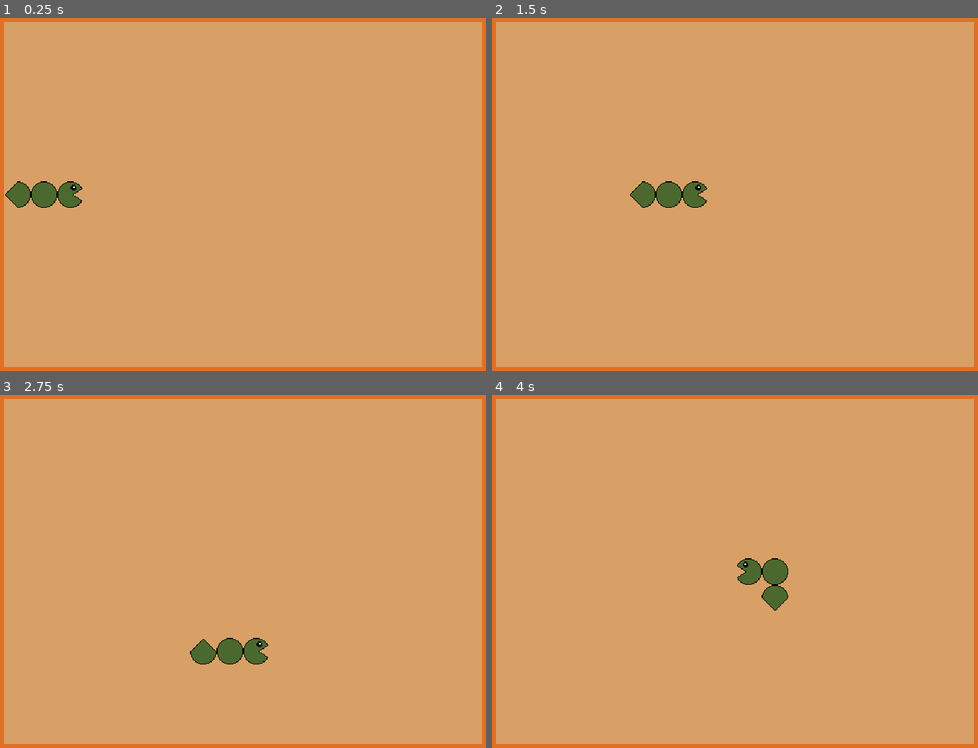
Above: before the commit, frames 1-4 (two rows, left to right).
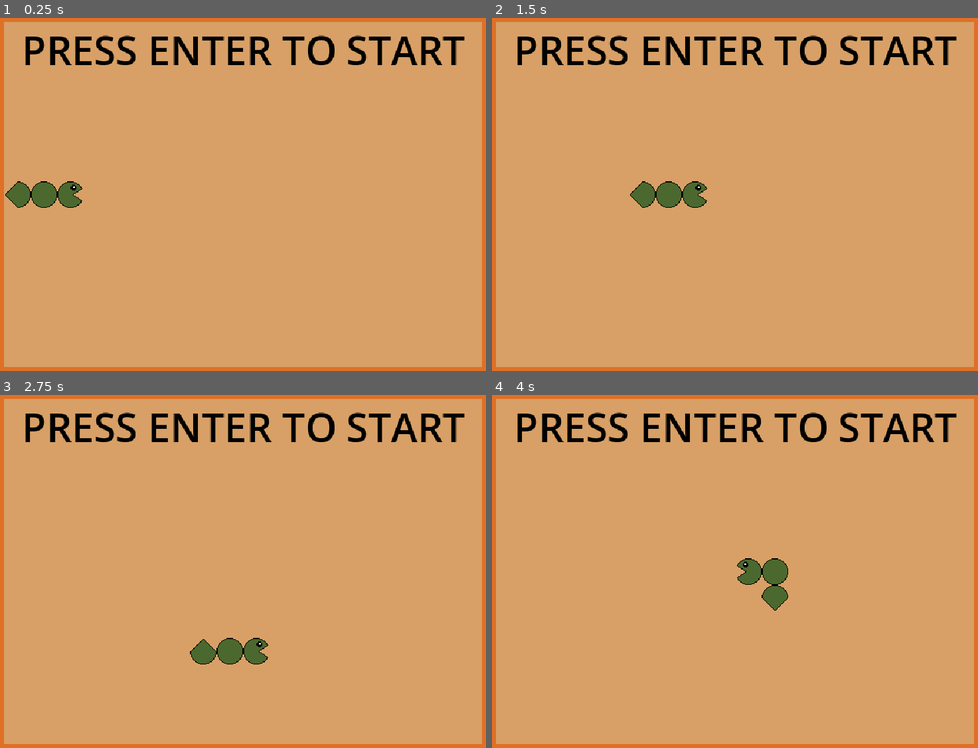
Above: after the commit, the same moments.

Repository: tkrippes/the-diabetic-pac-snake
Game: Godot game, scene res://scenes/main.tscn
Two runs of this game, one before a commit and one after it. Both use one fixed random seed, a clock stepped at 60 frames per second and the inputs below.
Inputs:
- Up to frame 1 (0.25 s): no input
- Up to frame 2 (1.5 s): tap Enter at 0.5, 1.25 s; hold Right (move_right) 0.53-1.28 s; hold Down (move_down) from 1.28 s (still down)
- Up to frame 3 (2.75 s): tap Enter at 2 s; release Down (move_down) at 2.03 s; hold Right (move_right) from 2.03 s (still down)
- Up to frame 4 (4 s): tap Enter at 2.75, 3.5 s; release Right (move_right) at 2.78 s; hold Up (move_up) 2.78-3.53 s; hold Left (move_left) from 3.53 s (still down)

The runs differ from the first frame. In frame 1, 3.0% of the frame differs, in the area x 5-96%, y 4-14%; in frame 2, 3.0%; in frame 3, 3.0%; in frame 4, 3.0%.

Commit message:
feat: add ui elements
add theme for ui elements

Diff:
--- /dev/null
+++ b/resources/ui_theme.tres
@@ -0,0 +1,7 @@
+[gd_resource type="Theme" load_steps=2 format=3 uid="uid://c0vxpi7ss20u6"]
+
+[sub_resource type="SystemFont" id="SystemFont_fgeqy"]
+
+[resource]
+default_font = SubResource("SystemFont_fgeqy")
+default_font_size = 48
--- a/scenes/user_interface.tscn
+++ b/scenes/user_interface.tscn
@@ -1,4 +1,7 @@
-[gd_scene format=3 uid="uid://cd3myu31d37mo"]
+[gd_scene load_steps=3 format=3 uid="uid://cd3myu31d37mo"]
+
+[ext_resource type="Theme" uid="uid://c0vxpi7ss20u6" path="res://resources/ui_theme.tres" id="1_syvep"]
+[ext_resource type="Script" uid="uid://bxsm6tru7fhlm" path="res://scripts/user_interface.gd" id="2_l2bgj"]
 
 [node name="UserInterface" type="Control"]
 layout_mode = 3
@@ -7,3 +10,44 @@
 anchor_bottom = 1.0
 grow_horizontal = 2
 grow_vertical = 2
+theme = ExtResource("1_syvep")
+script = ExtResource("2_l2bgj")
+
+[node name="StartLabel" type="Label" parent="."]
+layout_mode = 0
+offset_left = 52.5
+offset_top = 32.0
+offset_right = 587.5
+offset_bottom = 99.0
+theme_override_colors/font_color = Color(0, 0, 0, 1)
+text = "Press enter to start"
+uppercase = true
+
+[node name="ScoreLabel" type="Label" parent="."]
+visible = false
+layout_mode = 1
+offset_top = -8.0
+offset_right = 121.0
+offset_bottom = 37.0
+theme_override_colors/font_color = Color(0, 0, 0, 1)
+theme_override_font_sizes/font_size = 32
+text = "Score: 0"
+uppercase = true
+
+[node name="GameOverLabel" type="Label" parent="."]
+visible = false
+layout_mode = 1
+anchors_preset = 8
+anchor_left = 0.5
+anchor_top = 0.5
+anchor_right = 0.5
+anchor_bottom = 0.5
+offset_left = -20.0
+offset_top = -33.5
+offset_right = 20.0
+offset_bottom = 33.5
+grow_horizontal = 2
+grow_vertical = 2
+theme_override_colors/font_color = Color(0, 0, 0, 1)
+text = "Game Over!"
+uppercase = true
--- /dev/null
+++ b/scripts/user_interface.gd
@@ -0,0 +1,29 @@
+class_name UserInterface
+extends Control
+
+
+@onready var start_label: Label = $StartLabel
+@onready var score_label: Label = $ScoreLabel
+@onready var game_over_label: Label = $GameOverLabel
+
+
+func show_start_label() -> void:
+	start_label.visible = true
+	score_label.visible = false
+	game_over_label.visible = false
+
+
+func show_score_label() -> void:
+	start_label.visible = false
+	score_label.visible = true
+	game_over_label.visible = false
+
+
+func update_score(score: int) -> void:
+	score_label.text = "Score: %d" % score
+
+
+func show_game_over_label() -> void:
+	start_label.visible = false
+	score_label.visible = false
+	game_over_label.visible = true
Not shown, added: scripts/user_interface.gd.uid
